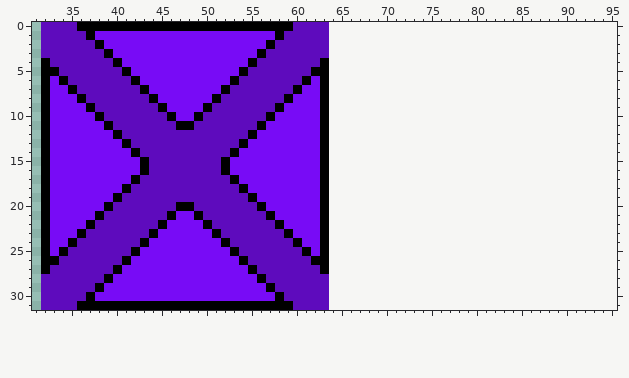
Sprite sheet -- assets/images/tiles.png. That is the earlier state.
The file is 64x32 pixels. Shown: x 31..95, y 0..31. The old version is drawn lined up with the new one, on the new canvas.
After the commit:
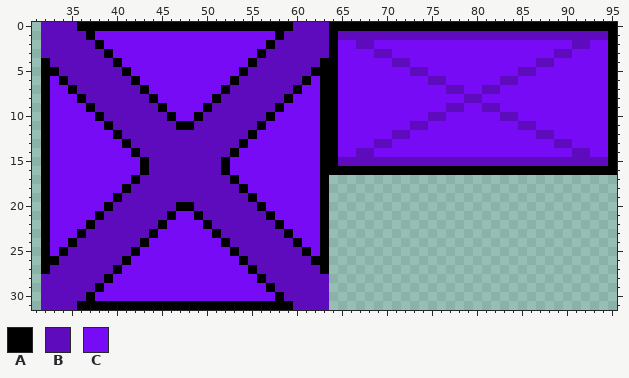
Palette (. is transparent): A #000000  B #5e0bbd  C #780bf6
Edits made:
canvas 64x32 -> 96x32
The edit adds colour A in row 0 at x 64 to 95; in rows 1 to 15 at x 64 and 95; in row 16 at x 64 to 95.
The edit adds colour B in row 1 at x 65 to 94; in row 2 at x 67 to 68 and 91 to 92; in row 3 at x 69 to 70 and 89 to 90; in row 4 at x 71 to 72 and 87 to 88; in row 5 at x 73 to 74 and 85 to 86; in row 6 at x 75 to 76 and 83 to 84.
The edit adds colour B in row 7 at x 77 to 78 and 81 to 82; in row 8 at x 79 to 80; in row 9 at x 77 to 78 and 81 to 82; in row 10 at x 75 to 76 and 83 to 84; in row 11 at x 73 to 74 and 85 to 86; in row 12 at x 71 to 72 and 87 to 88.
The edit adds colour B in row 13 at x 69 to 70 and 89 to 90; in row 14 at x 67 to 68 and 91 to 92; in row 15 at x 65 to 94.
The edit adds colour C in row 2 at x 65 to 66, 69 to 90 and 93 to 94; in row 3 at x 65 to 68, 71 to 88 and 91 to 94; in row 4 at x 65 to 70, 73 to 86 and 89 to 94; in row 5 at x 65 to 72, 75 to 84 and 87 to 94; in row 6 at x 65 to 74, 77 to 82 and 85 to 94; in row 7 at x 65 to 76, 79 to 80 and 83 to 94.
The edit adds colour C in row 8 at x 65 to 78 and 81 to 94; in row 9 at x 65 to 76, 79 to 80 and 83 to 94; in row 10 at x 65 to 74, 77 to 82 and 85 to 94; in row 11 at x 65 to 72, 75 to 84 and 87 to 94; in row 12 at x 65 to 70, 73 to 86 and 89 to 94; in row 13 at x 65 to 68, 71 to 88 and 91 to 94.
The edit adds colour C in row 14 at x 65 to 66, 69 to 90 and 93 to 94.
Changed places in both pictures, as pixel boxes (x1, y1, x2, y2):
added: (329, 22, 617, 175)
